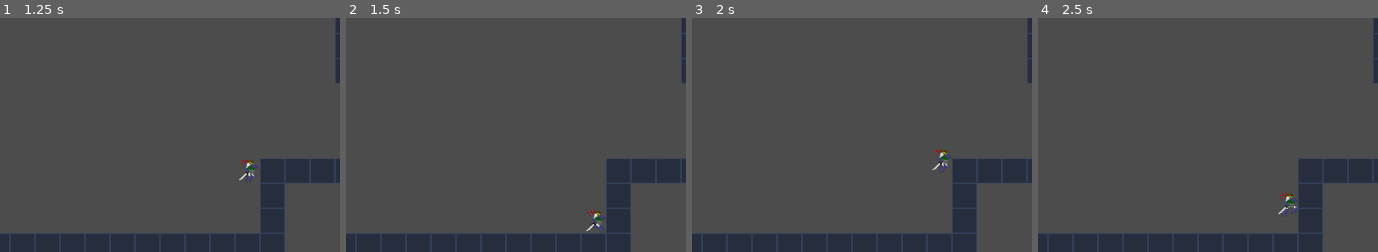
Above: before the commit, frames 1-4 (left to right).
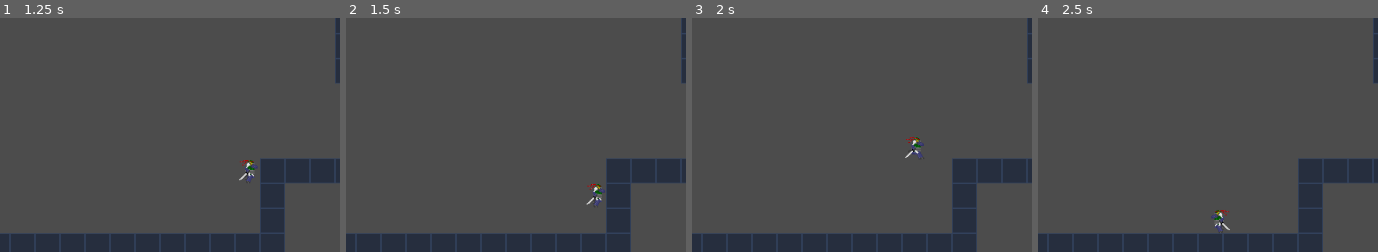
Above: after the commit, the same moments.

Repository: SamuelDeboni/Ninja-Avocado
Game: Godot game, scene res://Main.tscn
The game is run twice, just before and just after one commit, with the same random seed, the same clock (stepped at 60 frames per second) and the same inputs.
Inputs:
- Up to frame 1 (1.25 s): tap Enter at 0.5 s; hold Right (ui_right) from 0.53 s (still down); tap Up (ui_up) at 0.77 s
- Up to frame 2 (1.5 s): keep holding Right (ui_right)
- Up to frame 3 (2 s): keep holding Right (ui_right); tap Up (ui_up) at 1.52 s
- Up to frame 4 (2.5 s): tap Space at 2 s; release Right (ui_right) at 2.03 s; hold Left (ui_left) from 2.03 s (still down)
The pictures show only the part of the screen within x 25-75%, y 50-100%; the shares and areas given below are measured in that part.

Frame 1 is identical in both runs. In frame 2, 0.4% of the frame differs, in the area x 70-77%, y 70-92%; in frame 3, 0.4%; in frame 4, 0.4%, in the area x 51-77%, y 74-92%.

Commit message:
Wall jump is works again

Diff:
--- a/Scripts/NinjaAvocado.gd
+++ b/Scripts/NinjaAvocado.gd
@@ -14,11 +14,13 @@
 
 func _process(delta):
 
-	if not ((Input.is_action_pressed("ui_left") or
+
+	do_gravity(delta)
+
+	if ((Input.is_action_pressed("ui_left") or
 	   Input.is_action_pressed("ui_right"))
-	   and is_on_wall() and vel.y > 100):
-		do_gravity(delta)
-
+	   and is_on_wall()):
+		vel.y = clamp(vel.y,-1000,100)
 
 	if is_on_ceiling():
 		vel.y = 1
@@ -40,12 +42,13 @@
 		$AnimatedSprite.animation = "Idle"
 
 	if is_on_wall() and vel.x > 0:
-		vel.x = 1
+		vel.x = 5
 	elif is_on_wall():
-		vel.x = -1
+		vel.x = -5
 	if Input.is_action_just_pressed("ui_up"):
 		jump()
 
+	print(is_on_wall())
 	vel.x = clamp(vel.x,-300,300)
 	move_and_slide_with_snap(vel,Vector2(0,1),Vector2(0,-1),snap,4,0.75,false)
 	snap = true
